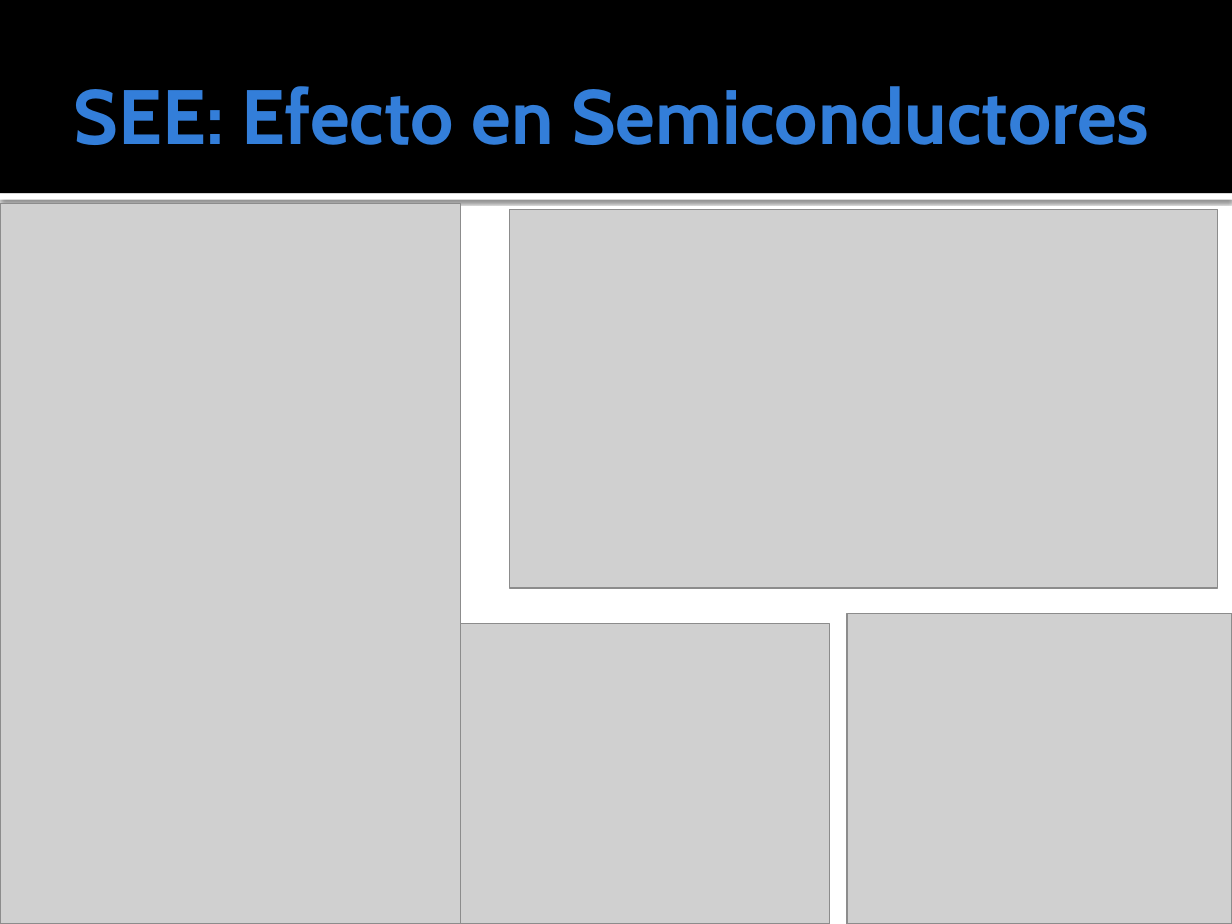
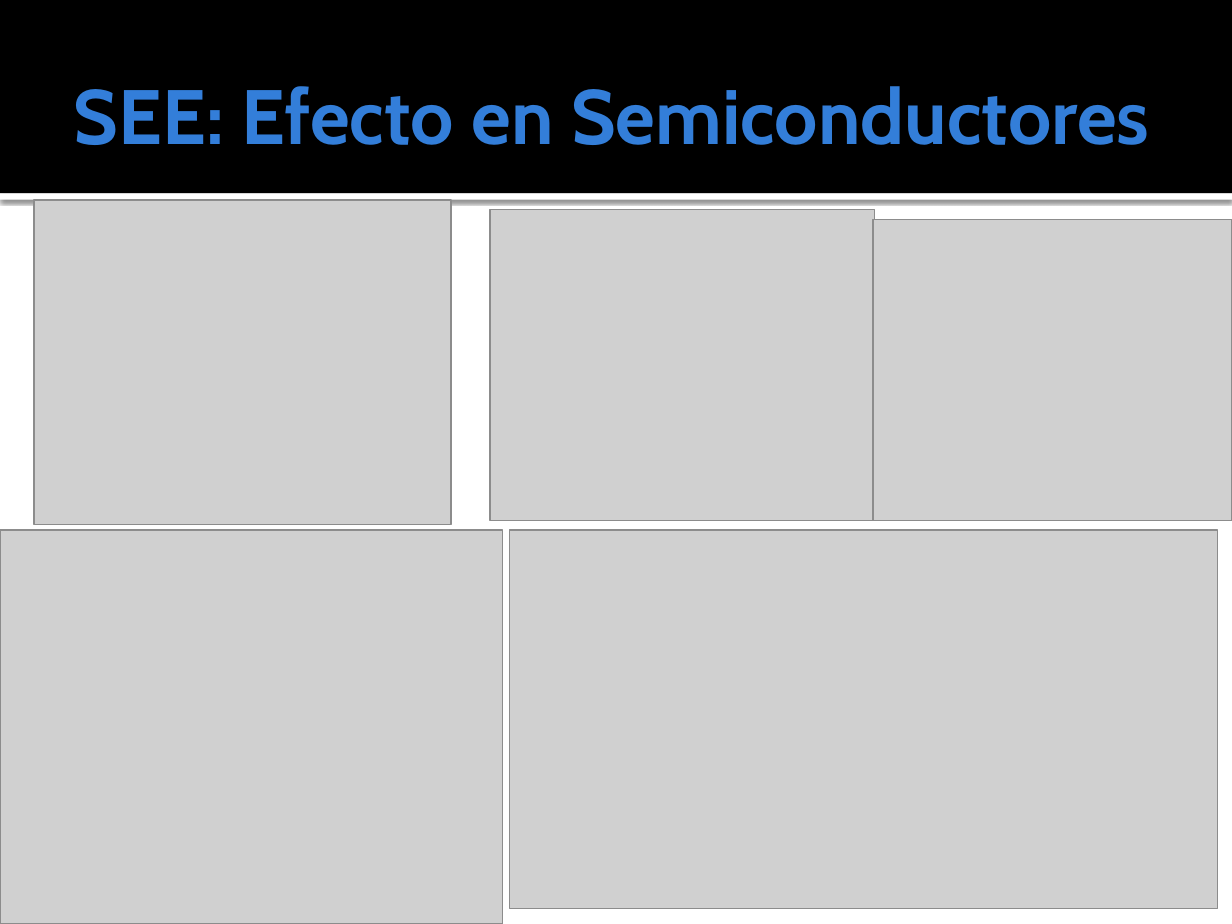
Before and after one commit to ginotkj/fiocs, a slide deck: slide 5 of Documentation/Documentacion/PRESENTACION_FABRI.pptx. Drawn at 1232x924 pixels with LibreOffice and Linux fonts; fonts in the diff are those of the drawing; grey boxes stand for pictures. Boxes give left, top, right and bottom in pixels: in the first picture for what was removed or moved away, otherwise in the second. Text is boxed around its words. In the diff, an @@ line names an element or a change of style, - is before the commit and + after.

```diff
--- a/Documentation/Documentacion/PRESENTACION_FABRI.pptx
+++ b/Documentation/Documentacion/PRESENTACION_FABRI.pptx
@@ picture added at [34, 200, 452, 524] @@
@@ picture: place and size @@
-picture at [848, 614, 1232, 924]
+picture at [490, 209, 875, 520]
@@ picture: place and size @@
-picture at [461, 623, 829, 924]
+picture at [873, 219, 1232, 520]
@@ picture: place and size @@
-picture at [0, 203, 461, 924]
+picture at [0, 530, 503, 924]
@@ picture: place and size @@
-picture at [509, 209, 1217, 588]
+picture at [509, 530, 1217, 908]
```
Also in this commit, not shown: 1 other slide changed.
